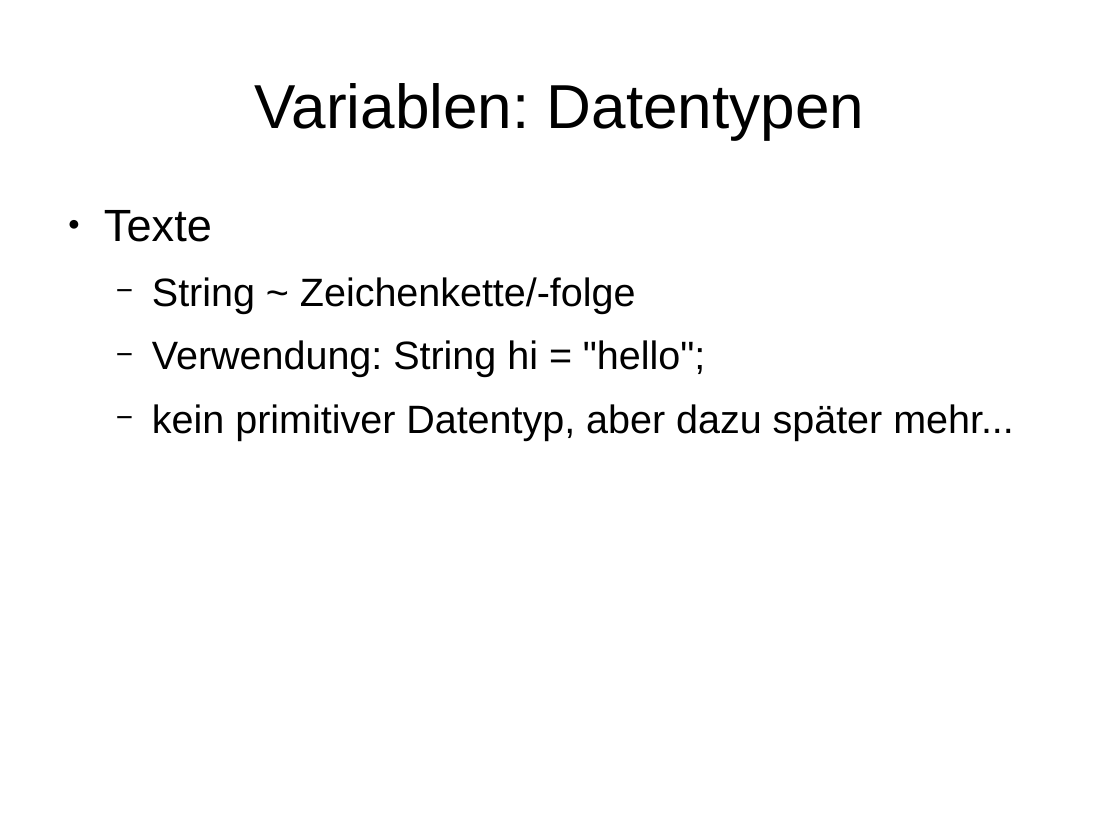
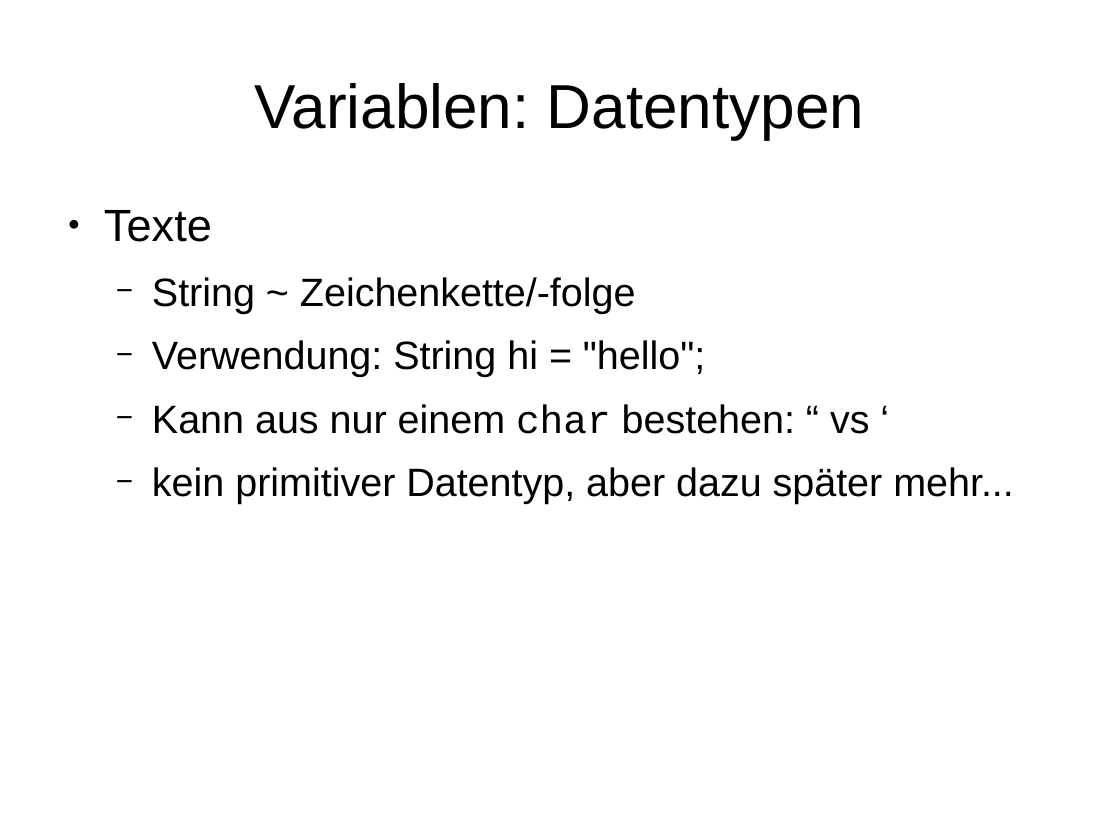
Before and after one commit to mn-io/hello-java, a slide deck: slide 31 of Folien.odp. Drawn at 1120x840 pixels with LibreOffice and Linux fonts; fonts in the diff are those of the drawing. Boxes give left, top, right and bottom in pixels: in the first picture for what was removed or moved away, otherwise in the second. Text is boxed around its words. In the diff, an @@ line names an element or a change of style, - is before the commit and + after.

```diff
--- a/Folien.odp
+++ b/Folien.odp
@@ text at (x1=152, y1=404, x2=869, y2=434): paragraph added @@
+  − Kann aus nur einem char bestehen: “ vs ‘
```
Also in this commit, not shown: 9 other slides changed, 2 slides added, 7 other files.
